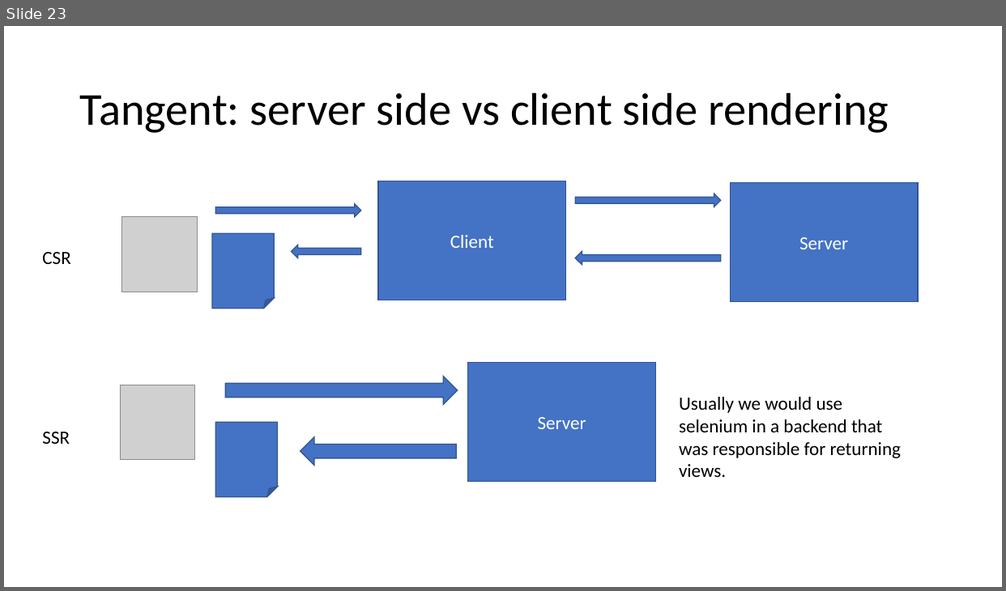
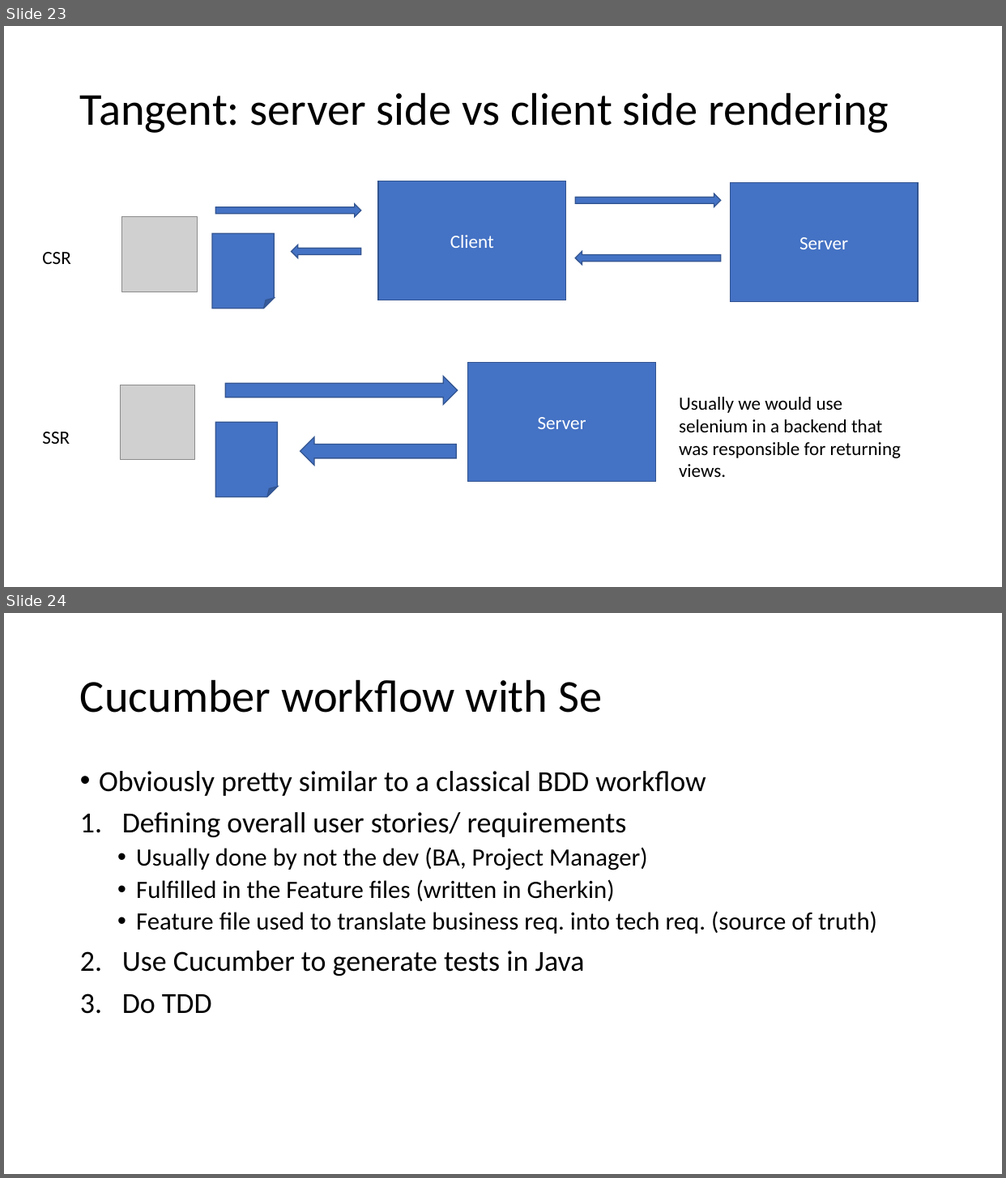
Before and after one commit to WilliamOna/staging-automation-primer-3-23, a slide deck: PrimerNotes.pptx. Shown one above the other, each under a label of ours: slide 23 before the commit, slides 23 and 24 after it. The pictures are 1006x591 and 1006x1178 pixels, drawn with LibreOffice and Linux fonts; fonts in the diff are those of the drawing; grey boxes stand for pictures. Boxes give left, top, right and bottom in pixels: in the first picture for what was removed or moved away, otherwise in the second. Text is boxed around its words. In the diff, an @@ line names an element or a change of style, - is before the commit and + after.

```diff
--- a/PrimerNotes.pptx
+++ b/PrimerNotes.pptx
@@ slide 24 added at [4,613,1002,1174], background #FFFFFF @@
@@ title added at [80,679,602,713], 44 pt, text #000000 @@
+Cucumber workflow with Se
@@ text added at [99,771,877,1014], 24 pt, text #000000 @@
+• Obviously pretty similar to a classical BDD workflow
+1. Defining overall user stories/ requirements
+  • Usually done by not the dev (BA, Project Manager)
+  • Fulfilled in the Feature files (written in Gherkin)
+  • Feature file used to translate business req. into tech req. (source of truth)
+2. Use Cucumber to generate tests in Java
+3. Do TDD
```
Also in this commit, not shown: 5 other slides added.
